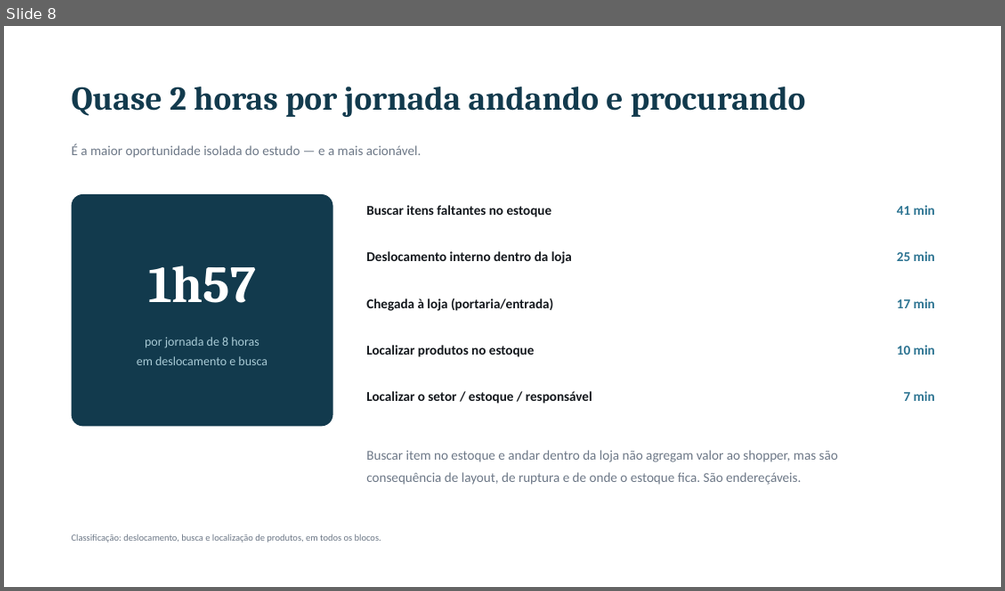
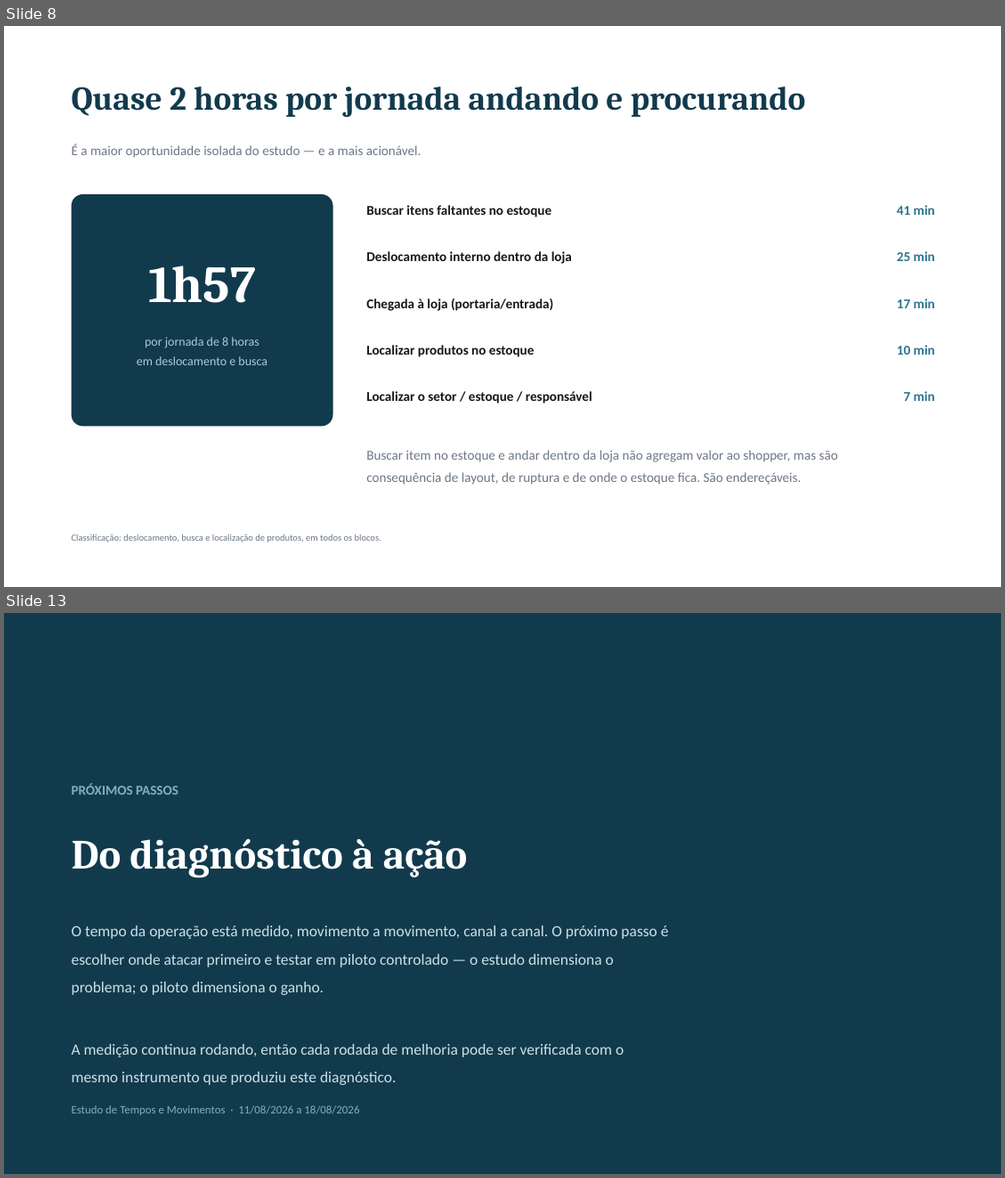
Before and after one commit to SPOTPROMO-PG/Tempos-e-Movimentos, a slide deck: analise/entregaveis/Tempos e Movimentos - Apresentacao.pptx. Shown one above the other, each under a label of ours: slide 8 before the commit, slides 8 and 13 after it; the slides between them are not shown. The pictures are 1005x591 and 1005x1178 pixels, drawn with LibreOffice and Linux fonts; fonts in the diff are those of the drawing. Boxes give left, top, right and bottom in pixels: in the first picture for what was removed or moved away, otherwise in the second. Text is boxed around its words. In the diff, an @@ line names an element or a change of style, - is before the commit and + after.

```diff
--- a/analise/entregaveis/Tempos e Movimentos - Apresentacao.pptx
+++ b/analise/entregaveis/Tempos e Movimentos - Apresentacao.pptx
@@ slide 13 added at [4, 613, 1001, 1174], background #123A4D @@
@@ text added at [72, 783, 178, 795], 13 pt, text #7DB0C1, bold @@
+PRÓXIMOS PASSOS
@@ text added at [72, 839, 468, 877], 40 pt, text #FFFFFF, bold @@
+Do diagnóstico à ação
@@ text added at [72, 925, 669, 1085], 15 pt, text #CBE0E6 @@
+O tempo da operação está medido, movimento a movimento, canal a canal. O próximo passo é
+escolher onde atacar primeiro e testar em piloto controlado — o estudo dimensiona o
+problema; o piloto dimensiona o ganho.
+A medição continua rodando, então cada rodada de melhoria pode ser verificada com o
+mesmo instrumento que produziu este diagnóstico.
@@ text added at [72, 1105, 359, 1115], 11 pt, text #7DB0C1 @@
+Estudo de Tempos e Movimentos · 11/08/2026 a 18/08/2026
```
Also in this commit, not shown: 8 slides changed, 2 slides removed, 5 other files.
